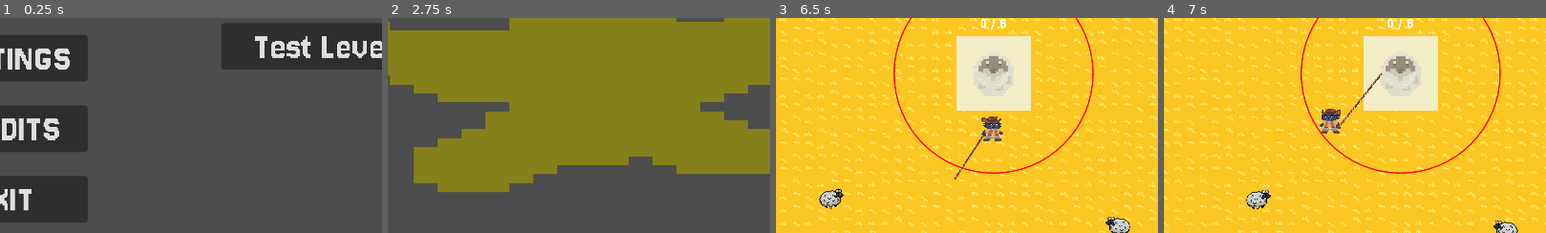
Above: before the commit, frames 1-4 (left to right).
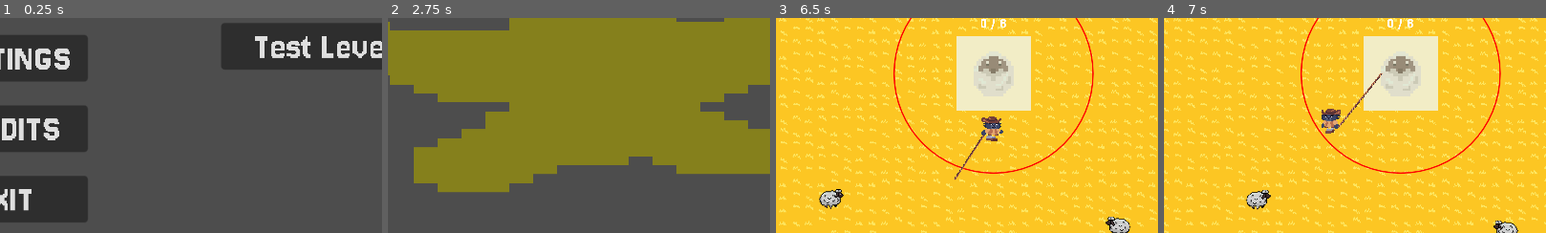
Above: after the commit, the same moments.

Repository: kinghos/GMTK-Game-Jam-2025
Game: Godot game, scene res://scenes/ui/title_screen.tscn
The game is run twice, just before and just after one commit, with the same random seed, the same clock (stepped at 60 frames per second) and the same inputs.
Inputs (mouse positions are % of the whole screen's width and height, from its top left):
- Up to frame 1 (0.25 s): no input
- Up to frame 2 (2.75 s): click "PLAY" at 0.5 s; click (95, 92) at 1.25 s; click (95, 92) at 2 s
- Up to frame 3 (6.5 s): click (96, 93) at 2.75 s; move the mouse to (72, 45) at 3.52 s; hold Right (Right) 3.53-4.28 s; hold Space (Kick) 3.53-4.28 s; click (72, 45) at 3.67 s; move the mouse to (30, 55) at 4.27 s; hold S (Down) 4.28-5.03 s; tap Space (Kick) at 4.35, 5.85 s; move the mouse to (60, 28) at 5.02 s; hold Right (Right) 5.03-5.78 s; hold Space (Kick) 5.03-5.78 s; move the mouse to (45, 70) at 5.77 s; hold Up (Up) from 5.78 s (still down); click (45, 70) at 5.92 s
- Up to frame 4 (7 s): move the mouse to (50, 45) at 6.52 s; release Up (Up) at 6.53 s; hold Left (Left) from 6.53 s (still down); hold Space (Kick) from 6.53 s (still down); click (50, 45) at 6.67 s
The pictures show only the part of the screen within x 22-72%, y 32-82%; the shares and areas given below are measured in that part.

Frames 1-2 are identical in both runs. In frame 3, less than 0.1% of the frame differs, in the area x 53-60%, y 45-58%; in frame 4, 0.1%, in the area x 40-47%, y 42-54%.

Commit message:
Combo meter

Diff:
--- a/scenes/Player.tscn
+++ b/scenes/Player.tscn
@@ -7,15 +7,106 @@
 [sub_resource type="RectangleShape2D" id="RectangleShape2D_kyqiw"]
 size = Vector2(44, 58)
 
+[sub_resource type="AtlasTexture" id="AtlasTexture_3li8b"]
+atlas = ExtResource("2_3li8b")
+region = Rect2(32, 0, 32, 32)
+
+[sub_resource type="AtlasTexture" id="AtlasTexture_mdl7e"]
+atlas = ExtResource("2_3li8b")
+region = Rect2(64, 0, 32, 32)
+
+[sub_resource type="AtlasTexture" id="AtlasTexture_qu4a1"]
+atlas = ExtResource("2_3li8b")
+region = Rect2(352, 0, 32, 32)
+
+[sub_resource type="AtlasTexture" id="AtlasTexture_70d11"]
+atlas = ExtResource("2_3li8b")
+region = Rect2(384, 0, 32, 32)
+
+[sub_resource type="AtlasTexture" id="AtlasTexture_cw2d6"]
+atlas = ExtResource("2_3li8b")
+region = Rect2(96, 0, 32, 32)
+
+[sub_resource type="AtlasTexture" id="AtlasTexture_khinc"]
+atlas = ExtResource("2_3li8b")
+region = Rect2(128, 0, 32, 32)
+
+[sub_resource type="AtlasTexture" id="AtlasTexture_bruh7"]
+atlas = ExtResource("2_3li8b")
+region = Rect2(160, 0, 32, 32)
+
+[sub_resource type="AtlasTexture" id="AtlasTexture_6eyey"]
+atlas = ExtResource("2_3li8b")
+region = Rect2(192, 0, 32, 32)
+
+[sub_resource type="AtlasTexture" id="AtlasTexture_d3wef"]
+atlas = ExtResource("2_3li8b")
+region = Rect2(224, 0, 32, 32)
+
+[sub_resource type="AtlasTexture" id="AtlasTexture_o4126"]
+atlas = ExtResource("2_3li8b")
+region = Rect2(256, 0, 32, 32)
+
+[sub_resource type="AtlasTexture" id="AtlasTexture_lkdrv"]
+atlas = ExtResource("2_3li8b")
+region = Rect2(288, 0, 32, 32)
+
+[sub_resource type="AtlasTexture" id="AtlasTexture_p7iby"]
+atlas = ExtResource("2_3li8b")
+region = Rect2(320, 0, 32, 32)
+
 [sub_resource type="SpriteFrames" id="SpriteFrames_gntrk"]
 animations = [{
 "frames": [{
 "duration": 1.0,
-"texture": ExtResource("2_3li8b")
+"texture": SubResource("AtlasTexture_3li8b")
+}, {
+"duration": 1.0,
+"texture": SubResource("AtlasTexture_mdl7e")
 }],
 "loop": true,
-"name": &"new_animation",
-"speed": 5.0
+"name": &"idle",
+"speed": 3.0
+}, {
+"frames": [{
+"duration": 1.0,
+"texture": SubResource("AtlasTexture_qu4a1")
+}, {
+"duration": 1.0,
+"texture": SubResource("AtlasTexture_70d11")
+}],
+"loop": false,
+"name": &"kick",
+"speed": 3.0
+}, {
+"frames": [{
+"duration": 1.0,
+"texture": SubResource("AtlasTexture_cw2d6")
+}, {
+"duration": 1.0,
+"texture": SubResource("AtlasTexture_khinc")
+}, {
+"duration": 1.0,
+"texture": SubResource("AtlasTexture_bruh7")
+}, {
+"duration": 1.0,
+"texture": SubResource("AtlasTexture_6eyey")
+}, {
+"duration": 1.0,
+"texture": SubResource("AtlasTexture_d3wef")
+}, {
+"duration": 1.0,
+"texture": SubResource("AtlasTexture_o4126")
+}, {
+"duration": 1.0,
+"texture": SubResource("AtlasTexture_lkdrv")
+}, {
+"duration": 1.0,
+"texture": SubResource("AtlasTexture_p7iby")
+}],
+"loop": true,
+"name": &"run",
+"speed": 9.0
 }]
 
 [node name="Player" type="CharacterBody2D"]
@@ -31,7 +122,8 @@
 position = Vector2(2, 0)
 scale = Vector2(2, 2)
 sprite_frames = SubResource("SpriteFrames_gntrk")
-animation = &"new_animation"
+animation = &"idle"
+autoplay = "idle"
 
 [node name="Camera2D" type="Camera2D" parent="."]
 process_callback = 0
--- a/scenes/animals/animal.gd
+++ b/scenes/animals/animal.gd
@@ -6,10 +6,12 @@
 var being_kicked: bool
 var being_stunned: bool
 var in_pen: bool = false
+var combo_count: int = 1
 
 @export var speed = 75
 @export_enum("Sheep", "Cow", "Chicken") var type: String
 
+@onready var combo_counter: Label = $ComboCounter
 @onready var animation_player: AnimationPlayer = $AnimationPlayer
 @onready var animated_sprite_2d: AnimatedSprite2D = $AnimatedSprite2D
 @onready var kick_particles: CPUParticles2D = $KickParticles
@@ -17,6 +19,7 @@
 @onready var offscreen_pointer: Sprite2D = $OffscreenPointer
 @onready var stun_timer: Timer = $StunTimer
 @onready var random_movement_timer: Timer = $RandomMovementTimer
+@onready var combo_animation_player: AnimationPlayer = $ComboCounter/AnimationPlayer
 
 var direction
 
@@ -46,6 +49,7 @@
 
 		if collider:
 			_on_random_movement_timer_timeout()
+
 
 	move_and_slide()
 
@@ -107,11 +111,17 @@
 	await tween.finished
 	stun_timer.start()
 
+func show_combo_count():
+	if combo_animation_player.is_playing():
+		combo_animation_player.stop()
+	combo_animation_player.play("update counter")
+
 func _on_stun_timer_timeout() -> void:
 	animation_player.stop()
 	animated_sprite_2d.animation = "walk"
 	#collision_shape_2d.disabled = false
 	being_stunned = false
+	combo_count = 0
 
 func _on_random_movement_timer_timeout() -> void:
 	direction = Vector2(randf_range(-1.0, 1.0), randf_range(-1.0, 1.0)).normalized()
--- a/scenes/animals/animal.tscn
+++ b/scenes/animals/animal.tscn
@@ -1,8 +1,9 @@
-[gd_scene load_steps=7 format=3 uid="uid://c730r02j0a3ic"]
+[gd_scene load_steps=11 format=3 uid="uid://c730r02j0a3ic"]
 
 [ext_resource type="Script" uid="uid://bodcxjeobaic" path="res://scenes/animals/animal.gd" id="1_a68rm"]
 [ext_resource type="Texture2D" uid="uid://cjv6h5aem5r4u" path="res://assets/graphics/misc/star_particle.png" id="2_4f3xh"]
 [ext_resource type="Script" uid="uid://ffs1brga2vho" path="res://scenes/animals/offscreen_pointer.gd" id="3_to7qb"]
+[ext_resource type="Theme" uid="uid://cqid6eqdw6f54" path="res://scenes/ui/ui.tres" id="4_qmecq"]
 
 [sub_resource type="Animation" id="Animation_qmecq"]
 length = 0.001
@@ -39,6 +40,92 @@
 _data = {
 &"RESET": SubResource("Animation_qmecq"),
 &"grow": SubResource("Animation_dfea1")
+}
+
+[sub_resource type="Animation" id="Animation_ivvwm"]
+resource_name = "update counter"
+length = 0.75
+step = 0.5
+tracks/0/type = "value"
+tracks/0/imported = false
+tracks/0/enabled = true
+tracks/0/path = NodePath(".:position")
+tracks/0/interp = 2
+tracks/0/loop_wrap = true
+tracks/0/keys = {
+"times": PackedFloat32Array(0, 0.5),
+"transitions": PackedFloat32Array(1, 1),
+"update": 0,
+"values": [Vector2(-7, -34), Vector2(-7, -60)]
+}
+tracks/1/type = "value"
+tracks/1/imported = false
+tracks/1/enabled = true
+tracks/1/path = NodePath(".:modulate")
+tracks/1/interp = 1
+tracks/1/loop_wrap = true
+tracks/1/keys = {
+"times": PackedFloat32Array(0, 0.5, 0.75),
+"transitions": PackedFloat32Array(1, 1, 3.24901),
+"update": 0,
+"values": [Color(1, 1, 1, 0), Color(1, 1, 1, 1), Color(1, 1, 1, 0)]
+}
+tracks/2/type = "value"
+tracks/2/imported = false
+tracks/2/enabled = true
+tracks/2/path = NodePath(".:visible")
+tracks/2/interp = 1
+tracks/2/loop_wrap = true
+tracks/2/keys = {
+"times": PackedFloat32Array(0, 0.75),
+"transitions": PackedFloat32Array(1, 1),
+"update": 1,
+"values": [true, false]
+}
+
+[sub_resource type="Animation" id="Animation_dufb3"]
+length = 0.001
+tracks/0/type = "value"
+tracks/0/imported = false
+tracks/0/enabled = true
+tracks/0/path = NodePath(".:position")
+tracks/0/interp = 1
+tracks/0/loop_wrap = true
+tracks/0/keys = {
+"times": PackedFloat32Array(0),
+"transitions": PackedFloat32Array(1),
+"update": 0,
+"values": [Vector2(-7, -34)]
+}
+tracks/1/type = "value"
+tracks/1/imported = false
+tracks/1/enabled = true
+tracks/1/path = NodePath(".:modulate")
+tracks/1/interp = 1
+tracks/1/loop_wrap = true
+tracks/1/keys = {
+"times": PackedFloat32Array(0),
+"transitions": PackedFloat32Array(1),
+"update": 0,
+"values": [Color(1, 1, 1, 1)]
+}
+tracks/2/type = "value"
+tracks/2/imported = false
+tracks/2/enabled = true
+tracks/2/path = NodePath(".:visible")
+tracks/2/interp = 1
+tracks/2/loop_wrap = true
+tracks/2/keys = {
+"times": PackedFloat32Array(0),
+"transitions": PackedFloat32Array(1),
+"update": 1,
+"values": [false]
+}
+
+[sub_resource type="AnimationLibrary" id="AnimationLibrary_v6psc"]
+_data = {
+&"RESET": SubResource("Animation_dufb3"),
+&"update counter": SubResource("Animation_ivvwm")
 }
 
 [node name="Animal" type="CharacterBody2D" groups=["Animals"]]
@@ -97,6 +184,23 @@
 [node name="RandomMovementTimer" type="Timer" parent="."]
 wait_time = 1.5
 
+[node name="ComboCounter" type="Label" parent="."]
+visible = false
+offset_left = -7.0
+offset_top = -34.0
+offset_right = 33.0
+offset_bottom = -3.0
+theme = ExtResource("4_qmecq")
+theme_override_colors/font_color = Color(0.863421, 0.000126439, 6.98858e-05, 1)
+theme_override_colors/font_shadow_color = Color(0, 0, 0, 1)
+theme_override_font_sizes/font_size = 20
+text = "x1"
+
+[node name="AnimationPlayer" type="AnimationPlayer" parent="ComboCounter"]
+libraries = {
+&"": SubResource("AnimationLibrary_v6psc")
+}
+
 [connection signal="body_entered" from="KickRange" to="." method="_on_kick_range_body_entered"]
 [connection signal="body_exited" from="KickRange" to="." method="_on_kick_range_body_exited"]
 [connection signal="timeout" from="StunTimer" to="." method="_on_stun_timer_timeout"]
--- a/scenes/lasso.gd
+++ b/scenes/lasso.gd
@@ -126,5 +126,9 @@
 			var local_pos = to_local(animal.global_position)
 			if Geometry2D.is_point_in_polygon(local_pos, lasso_polygon.polygon):
 				if !animal.being_kicked:
+					if animal.being_stunned:
+						animal.combo_count += 1
+						animal.combo_counter.text = "x%s" % animal.combo_count
+						animal.show_combo_count()
 					animal.stun(i)
 					i += 1
--- a/scenes/player.gd
+++ b/scenes/player.gd
@@ -30,6 +30,10 @@
 	elif direction.x > 0:
 		animated_sprite_2d.flip_h = false
 	velocity = speed * direction
+	if velocity != Vector2.ZERO:
+		animated_sprite_2d.play("run")
+	else:
+		animated_sprite_2d.play("idle")
 
 	move_and_slide()
 
--- a/scenes/powerup_display.tscn
+++ b/scenes/powerup_display.tscn
@@ -3,3 +3,4 @@
 [node name="TextureRect" type="TextureRect"]
 offset_right = 40.0
 offset_bottom = 40.0
+expand_mode = 3
Binary file changed: assets/graphics/sprites/loopus.png
Not shown: 1 places in scenes/Player.tscn that only renumber resources
